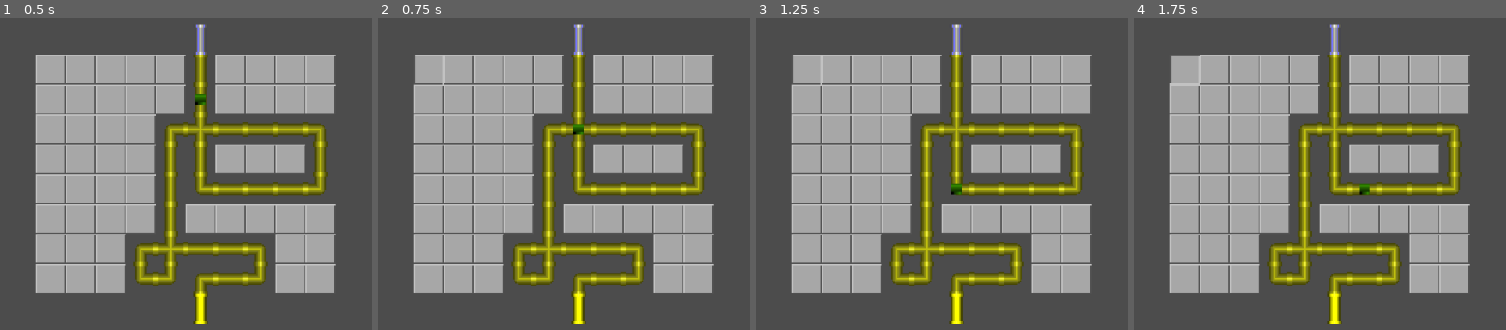
Above: before the commit, frames 1-4 (left to right).
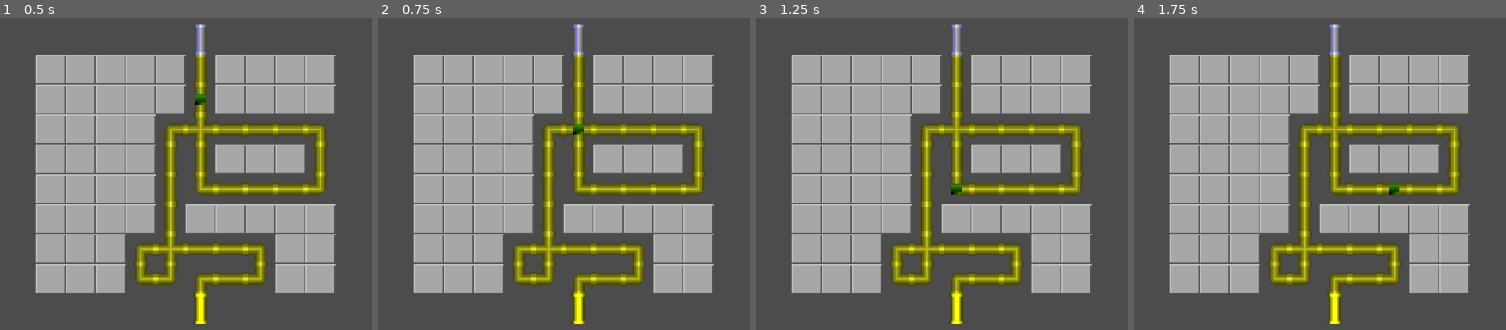
Above: after the commit, the same moments.

Repository: ikicapitan/PipeIki
Game: Godot game, scene res://Scenes/main.tscn
Two runs of this game, one before a commit and one after it. Both use one fixed random seed, a clock stepped at 60 frames per second and the inputs below.
Inputs (mouse positions are in pixels of both pictures, inside the frame that each line leads up to):
- Up to frame 1 (0.5 s): no input
- Up to frame 2 (0.75 s): click (430, 67) at 0.52 s
- Up to frame 3 (1.25 s): no input
- Up to frame 4 (1.75 s): click (1186, 71) at 1.27 s

Frame 1 is identical in both runs. In frame 2, 0.1% of the frame differs, in the area x 9-18%, y 11-22%; in frame 3, 0.1%; in frame 4, 0.4%, in the area x 9-72%, y 11-57%.

Commit message:
Sesion 31/05-1
Sesion 31/05 parte 1

Diff:
--- a/Scenes/Casillero.gd
+++ b/Scenes/Casillero.gd
@@ -6,7 +6,8 @@
 var c #Izquierda
 var d #Derecha
 var conectado = [false,false,false,false] #0 ARRIBA, 1 ABAJO, 2 IZQUIERDA, 3 DERECHA
-
+var puede_pasar = [true,true,true,true] #Si no paso aun por la tuberia puede pasar
+var puede_girar = false
 
 func _ready():
 	pass
@@ -55,11 +56,18 @@
 	pass
 
 func _on_Boton_button_down(): #Funcion de presionar mouse (FuryCode gracias)
-	rotation_degrees += 90 #Rota el grafico del casillero
+	if(puede_girar):
+		rotation_degrees += 90 #Rota el grafico del casillero
+		rotar_tubos(conectado) #Rotamos conexiones
 
 
-func rotar_tubos(): #Al rotar 90° las conexiones rotan
-	conectado[0] = conectado[2] #Arriba es izquierda ahora
-	conectado[3] = conectado[0] #Derecha es arriba
-	conectado[1] = conectado[3] #Abajo es derecha
-	conectado[2] = conectado[1] #Izquierda esabajo
+func rotar_tubos(var rotv): #Al rotar 90° las conexiones rotan
+	var provis #Variable provisoria para los intercambios
+	var provis2
+	provis = rotv[0] #Guardamos valor para reemplazar y no perderlo
+	rotv[0] = rotv[2] #Arriba es izquierda ahora
+	provis2 = rotv[3] #Idem a reemplazar
+	rotv[3] = provis #Derecha es arriba
+	provis = rotv[1]
+	rotv[1] = provis2 #Abajo es derecha
+	rotv[2] = provis #Izquierda esabajo
--- a/Scenes/main.tscn
+++ b/Scenes/main.tscn
@@ -1,10 +1,19 @@
-[gd_scene load_steps=6 format=2]
+[gd_scene load_steps=8 format=2]
 
 [ext_resource path="res://main.gd" type="Script" id=1]
 [ext_resource path="res://Scenes/Casillero.tscn" type="PackedScene" id=2]
 [ext_resource path="res://Scenes/tablero.tscn" type="PackedScene" id=3]
 [ext_resource path="res://Sprites/PIPES.png" type="Texture" id=4]
 [ext_resource path="res://Scenes/recorrido_agua.gd" type="Script" id=5]
+[ext_resource path="res://Fonts/I-pixel-u.ttf" type="DynamicFontData" id=6]
+
+[sub_resource type="DynamicFont" id=1]
+
+size = 48
+use_mipmaps = false
+use_filter = false
+font_data = ExtResource( 6 )
+_sections_unfolded = [ "Settings" ]
 
 [node name="main" type="Node" index="0" groups=[
 "main",
@@ -64,4 +73,36 @@
 one_shot = false
 autostart = true
 
+[node name="GUI" type="CanvasLayer" parent="." index="2"]
+
+layer = 1
+offset = Vector2( 0, 0 )
+rotation = 0.0
+scale = Vector2( 1, 1 )
+transform = Transform2D( 1, 0, 0, 1, 0, 0 )
+
+[node name="txt_winlose" type="Label" parent="GUI" index="0" groups=[
+"winlose",
+]]
+
+anchor_left = 0.0
+anchor_top = 0.0
+anchor_right = 0.0
+anchor_bottom = 0.0
+margin_left = 437.0
+margin_top = 272.0
+margin_right = 689.0
+margin_bottom = 332.0
+rect_pivot_offset = Vector2( 0, 0 )
+mouse_filter = 2
+mouse_default_cursor_shape = 0
+size_flags_horizontal = 1
+size_flags_vertical = 4
+custom_fonts/font = SubResource( 1 )
+custom_colors/font_color = Color( 0.656304, 0.960938, 0.593079, 1 )
+percent_visible = 1.0
+lines_skipped = 0
+max_lines_visible = -1
+_sections_unfolded = [ "custom_colors", "custom_fonts" ]
+
 [connection signal="timeout" from="recorrido_agua/Timer" to="recorrido_agua" method="_on_Timer_timeout"]
--- a/Scenes/recorrido_agua.gd
+++ b/Scenes/recorrido_agua.gd
@@ -1,42 +1,56 @@
 extends Sprite
 
-# class member variables go here, for example:
-# var a = 2
-# var b = "textvar"
-var recorrido_actual = 0
 var direccion = 0 #Arriba,ab,iz,der
 var main
-var nodo_anterior
-var nodo_actual
+var nodo_anterior #Tuberia recorrida anterior
+var nodo_actual #Tuberia recorrida actual
 
 func _ready():
 	 main = get_tree().get_nodes_in_group("main")[0] #Busco el nodo main para reutilizar mil veces o mas
 
 func _on_Timer_timeout(): #Test para ver recorrido pathfinding
 
-	print(direccion)
+	if(nodo_actual != null):
+		nodo_actual.puede_girar = false #Ya paso el agua y no lo puedo volver a girar
+		#Si la direccion es hacia arriba, y el casillero actual esta conectado el tubo hacia arriba, y el de arriba tiene conexion con el de abajo
+		if(direccion == 0 && nodo_actual.conectado[0] && nodo_actual.a != null && nodo_actual.a.conectado[1] && nodo_actual.puede_pasar[0] && nodo_actual.a.puede_pasar[1]):
+			nodo_anterior = nodo_actual #Guardo el nodo actual en esta variable para ver si luego no trato de volver hacia atras
+			nodo_actual = nodo_actual.a #Voy hacia arriba
+			nodo_anterior.puede_pasar[0] = false #Desconectamos asi no vuelve a pasar el agua nunca mas hacia esa direccion por ahi
+			nodo_actual.puede_pasar[1] = false
+		elif(direccion == 1 && nodo_actual.conectado[1] && nodo_actual.b != null && nodo_actual.b.conectado[0] && nodo_actual.puede_pasar[1] && nodo_actual.b.puede_pasar[0]):
+			nodo_anterior = nodo_actual
+			nodo_actual = nodo_actual.b #Voy hacia abajo
+			nodo_anterior.puede_pasar[1] = false #Desconectamos asi no vuelve a pasar el agua nunca mas hacia esa direccion por ahi
+			nodo_actual.puede_pasar[0] = false
+		elif(direccion == 2 && nodo_actual.conectado[2] && nodo_actual.c != null && nodo_actual.c.conectado[3] && nodo_actual.puede_pasar[2] && nodo_actual.c.puede_pasar[3]):
+			nodo_anterior = nodo_actual
+			nodo_actual = nodo_actual.c #Izq
+			nodo_anterior.puede_pasar[2] = false #Desconectamos asi no vuelve a pasar el agua nunca mas hacia esa direccion por ahi
+			nodo_actual.puede_pasar[3] = false
+		elif(direccion == 3 && nodo_actual.conectado[3] && nodo_actual.d != null && nodo_actual.d.conectado[2] && nodo_actual.puede_pasar[3] && nodo_actual.d.puede_pasar[2]):
+			nodo_anterior = nodo_actual
+			nodo_actual = nodo_actual.d #Der
+			nodo_anterior.puede_pasar[3] = false #Desconectamos asi no vuelve a pasar el agua nunca mas hacia esa direccion por ahi
+			nodo_actual.puede_pasar[2] = false
+		else: #No funciono hacia la direccion que estaba dirigiendose, comprobamos puede girar o algo
+			if(direccion != 0 && nodo_actual.conectado[0] && nodo_actual.a != null && nodo_actual.a.conectado[1] && nodo_actual.a != nodo_anterior && nodo_actual.puede_pasar[0] && nodo_actual.a.puede_pasar[1]):
+				direccion = 0
+			elif(direccion != 1 && nodo_actual.conectado[1] && nodo_actual.b != null && nodo_actual.b.conectado[0] && nodo_actual.b != nodo_anterior && nodo_actual.puede_pasar[1] && nodo_actual.b.puede_pasar[0]):
+				direccion = 1
+			elif(direccion != 2 && nodo_actual.conectado[2] && nodo_actual.c != null && nodo_actual.c.conectado[3] && nodo_actual.c != nodo_anterior && nodo_actual.puede_pasar[2] && nodo_actual.c.puede_pasar[3]):
+				direccion = 2
+			elif(direccion != 3 && nodo_actual.conectado[3] && nodo_actual.d != null && nodo_actual.d.conectado[2] && nodo_actual.d != nodo_anterior && nodo_actual.puede_pasar[3] && nodo_actual.d.puede_pasar[2]):
+				direccion = 3
 
-	#Si la direccion es hacia arriba, y el casillero actual esta conectado el tubo hacia arriba, y el de arriba tiene conexion con el de abajo
-	if(direccion == 0 && main.path[recorrido_actual].conectado[0] && main.path[recorrido_actual].a.conectado[1]):
-		recorrido_actual += 1
-	elif(direccion == 1 && main.path[recorrido_actual].conectado[1] && main.path[recorrido_actual].b.conectado[0]):
-		recorrido_actual += 1
-	elif(direccion == 2 && main.path[recorrido_actual].conectado[2] && main.path[recorrido_actual].c.conectado[3]):
-		recorrido_actual += 1
-	elif(direccion == 3 && main.path[recorrido_actual].conectado[3] && main.path[recorrido_actual].d.conectado[2]):
-		recorrido_actual += 1
-	else: #No funciono hacia la direccion que estaba dirigiendose, comprobamos puede girar o algo
-		if(main.path[recorrido_actual].conectado[0] && main.path[recorrido_actual].a.conectado[1] && main.path[recorrido_actual].a != nodo_anterior):
-			direccion = 0
-		elif(main.path[recorrido_actual].conectado[1] && main.path[recorrido_actual].b.conectado[0] && main.path[recorrido_actual].b != nodo_anterior):
-			direccion = 1
-		elif(main.path[recorrido_actual].conectado[2] && main.path[recorrido_actual].c.conectado[3] && main.path[recorrido_actual].c != nodo_anterior):
-			direccion = 2
-		elif(main.path[recorrido_actual].conectado[3] && main.path[recorrido_actual].d.conectado[2] && main.path[recorrido_actual].d != nodo_anterior):
-			direccion = 3
 
-	if(main.path[recorrido_actual] != null): #Si es distinto a vacio
-		global_position = main.path[recorrido_actual].global_position #Mueve el cosito
+		global_position = nodo_actual.global_position #Mueve el cosito
+		if(nodo_actual.is_in_group("T")): #Si llegue al nodo T
+			get_tree().get_nodes_in_group("winlose")[0].text = "GANASTE" #Muestro msj ganaste
+			yield(get_tree().create_timer(1.0),"timeout") #Espero 3 segundos
+			get_tree().get_nodes_in_group("main")[0].generar_juego() #Creo una partida nueva
+			get_tree().get_nodes_in_group("winlose")[0].text = "" #Quito el msj ganaste
+
 
 
 
--- a/main.gd
+++ b/main.gd
@@ -42,7 +42,8 @@
 	path.clear()
 	waypoints.clear()
 	waypoint_actual = 0
-	get_tree().get_nodes_in_group("r_agua")[0].recorrido_actual = 0
+	get_tree().get_nodes_in_group("r_agua")[0].nodo_actual = null
+	get_tree().get_nodes_in_group("r_agua")[0].nodo_anterior = null
 	regenerar_path = false
 
 
@@ -174,6 +175,7 @@
 			path[-1].conectado[1] = true #Fix (lo reagregamos porque sino no lo toma al primero conexiones)
 			get_tree().get_nodes_in_group("r_agua")[0].direccion = 0
 			get_tree().get_nodes_in_group("r_agua")[0].nodo_actual = path[0]
+			get_tree().get_nodes_in_group("r_agua")[0].nodo_anterior = path[0]
 	elif(newCas.b != null): #Hace lo mismo con el resto de direcciones
 		newCas.conectado[1] = true
 		newCas.get_node("spr_cas").frame = 1 #Img conectado abajo
@@ -182,6 +184,8 @@
 			path.append(newCas.b) #Nodo inicial idem anterior
 			path[-1].conectado[0] = true
 			get_tree().get_nodes_in_group("r_agua")[0].direccion = 1
+			get_tree().get_nodes_in_group("r_agua")[0].nodo_actual = path[0]
+			get_tree().get_nodes_in_group("r_agua")[0].nodo_anterior = path[0]
 	elif(newCas.c != null):
 		newCas.conectado[2] = true
 		newCas.get_node("spr_cas").frame = 1 #Img conectado izq
@@ -189,6 +193,8 @@
 			path.append(newCas.c) #Nodo inicial
 			path[-1].conectado[3] = true
 			get_tree().get_nodes_in_group("r_agua")[0].direccion = 2
+			get_tree().get_nodes_in_group("r_agua")[0].nodo_actual = path[0]
+			get_tree().get_nodes_in_group("r_agua")[0].nodo_anterior = path[0]
 	elif(newCas.d != null):
 		newCas.conectado[3] = true
 		newCas.get_node("spr_cas").frame = 1 #Img conectado der
@@ -196,6 +202,8 @@
 			path.append(newCas.d) #Nodo inicial
 			path[-1].conectado[2] = true
 			get_tree().get_nodes_in_group("r_agua")[0].direccion = 3
+			get_tree().get_nodes_in_group("r_agua")[0].nodo_actual = path[0] #Primer nodo donde comenzara el agua
+			get_tree().get_nodes_in_group("r_agua")[0].nodo_anterior = path[0]
 
 
 
@@ -243,8 +251,11 @@
 	partida_generada = true
 	if(regenerar_path): #Reinicio la generacion del path y tablero
 		generar_juego()
+		print("1")
 	else:
 		generar_all_imagenes()
+		path[-1].puede_girar = false
+
 
 
 
@@ -285,7 +296,11 @@
 		regenerar_path = true
 		return
 
+
+	nodo_menor_distancia.puede_girar = true #Al ser tuberia le decimos que puede ser girado
 	path.append(nodo_menor_distancia) #Agregamos habiendo comparado todos, el de menor distancia
+
+
 
 	if(nodo_menor_distancia == waypoints[waypoint_actual] && waypoints[waypoint_actual] != waypoints[-1]):
 		waypoint_actual += 1 #Si alcanzo el waypoint y no llego al final, pasamos al siguiente waypoint
Binary file added: Fonts/I-pixel-u.ttf
